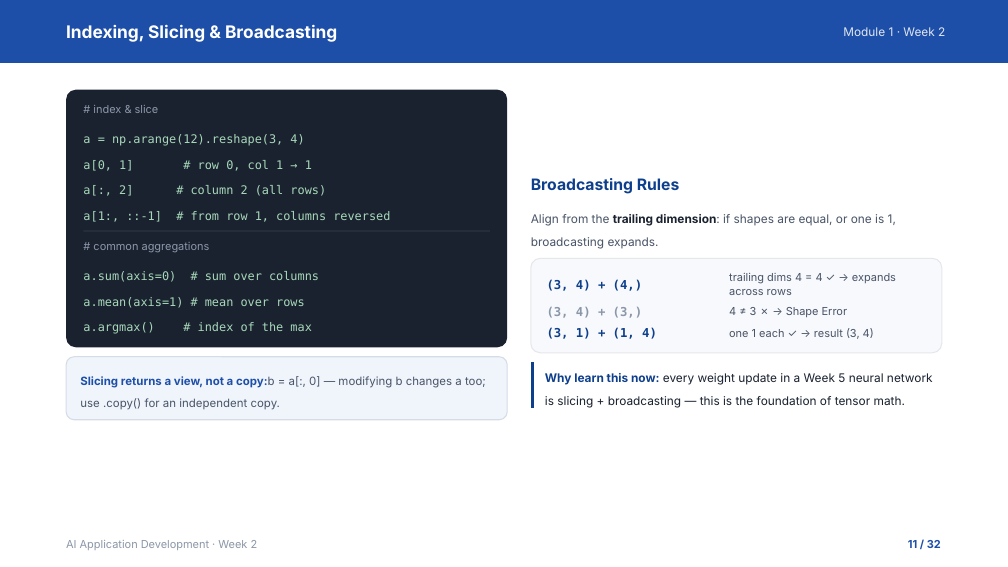
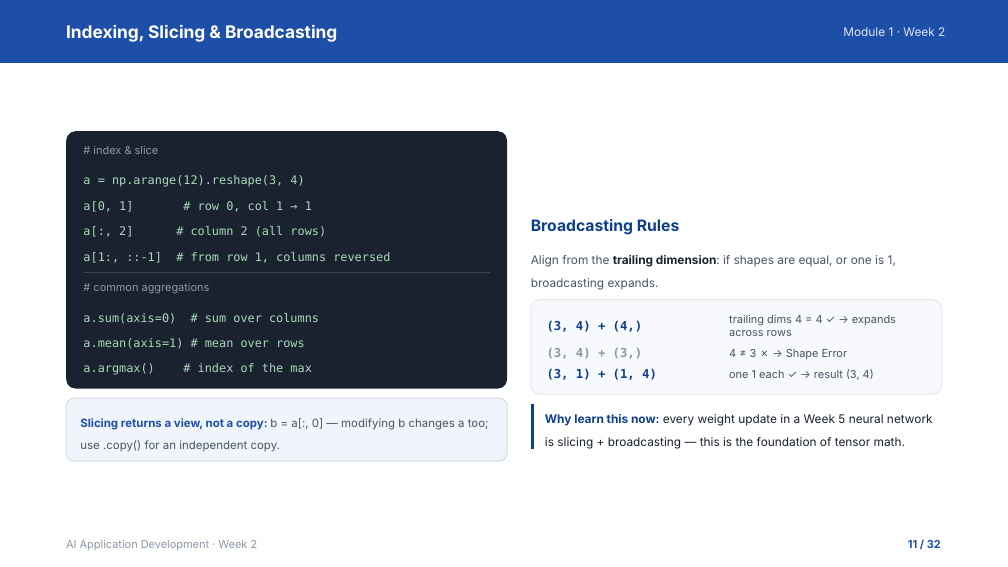
Before and after one commit to klausren/ai-application-development, a slide deck: slide 11 of lectures/week-02/lecture-en.pptx. Drawn at 1008x567 pixels with LibreOffice and Linux fonts; fonts in the diff are those of the drawing; background and template pictures are left out. Boxes give left, top, right and bottom in pixels: in the first picture for what was removed or moved away, otherwise in the second. Text is boxed around its words. In the diff, an @@ line names an element or a change of style, - is before the commit and + after.

```diff
--- a/lectures/week-02/lecture-en.pptx
+++ b/lectures/week-02/lecture-en.pptx
@@ text at (80, 418, 489, 452): spaces changed @@
-Slicing returns a view, not a copy:b = a[:, 0] — modifying b changes a too; use .copy() for an independent copy.
+Slicing returns a view, not a copy: b = a[:, 0] — modifying b changes a too; use .copy() for an independent copy.
@@ 13 texts, 3 rounded rectangles, 1 rectangle, 1 freeform shape: place and size @@
-13 texts, 3 rounded rectangles, 1 rectangle, 1 freeform shape at (67, 90, 945, 420)
+13 texts, 3 rounded rectangles, 1 rectangle, 1 freeform shape at (67, 132, 945, 461)
```
Also in this commit, not shown: 10 other slides changed, 1 other file.
